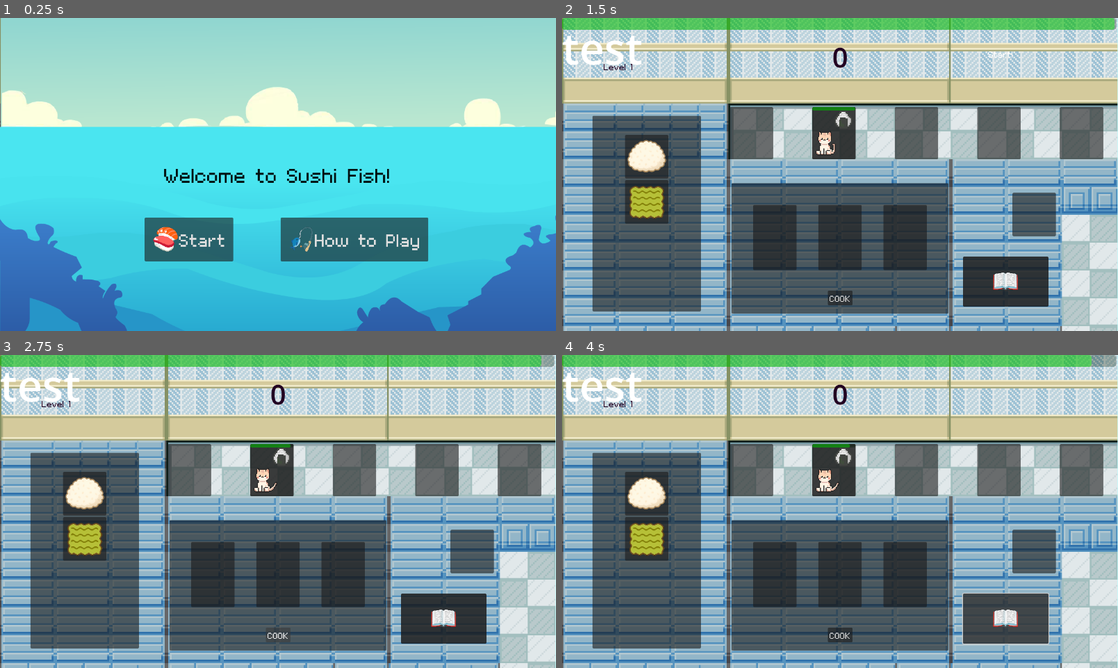
Above: before the commit, frames 1-4 (two rows, left to right).
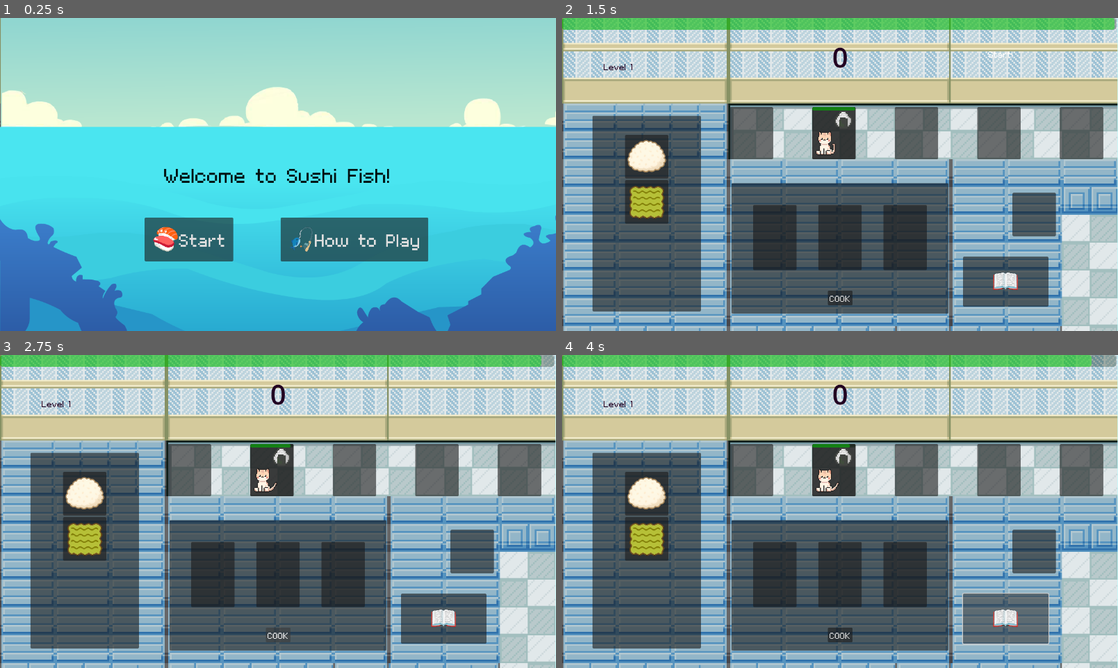
Above: after the commit, the same moments.

Repository: leobarber3/sushiCats
Game: Godot game, scene res://scenes/main.tscn
Same seed, same stepped clock (60 frames per second), same inputs: the game is played once before the commit and once after it.
Inputs (mouse positions are in pixels of both pictures, inside the frame that each line leads up to):
- Up to frame 1 (0.25 s): no input
- Up to frame 2 (1.5 s): click (1006, 280) at 0.5 s, where only the run before the commit has a clickable "📖"; click "🍣Start" at 1.25 s
- Up to frame 3 (2.75 s): click "COOK" at 2 s
- Up to frame 4 (4 s): click "📖" at 2.75 s; tap Enter (ui_accept) at 3.5 s; hold Right (move_right) from 3.53 s (still down); tap 1 (stop) at 3.6 s; tap Space (jump) at 3.77 s

The runs differ from the first frame. In frame 2, 2.8% of the frame differs, in the area x 0-88%, y 5-93%; in frame 3, 2.8%; in frame 4, 2.8%.

Commit message:
deleted test label, and button, renamed recipes, moved unlocked slot into scripts, testing on lab pc

Diff:
--- a/scenes/cooking_board.tscn
+++ b/scenes/cooking_board.tscn
@@ -6,8 +6,8 @@
 [ext_resource type="Script" uid="uid://d2dfpajh5rait" path="res://scripts/Recipe.gd" id="2_t5677"]
 [ext_resource type="Resource" uid="uid://c5wygsjnghfn4" path="res://Resources/Recipes/OnigiriRecipe.tres" id="3_f3iwk"]
 [ext_resource type="Resource" uid="uid://buh8hwxvilkbi" path="res://Resources/Recipes/Sushi1Recipe.tres" id="4_f3iwk"]
-[ext_resource type="Resource" uid="uid://dbmf3etlw6igu" path="res://Resources/Recipes/Sushi2.tres" id="5_s3h0k"]
-[ext_resource type="Resource" uid="uid://b3kxg0nuwo1s0" path="res://Resources/Recipes/Sushi3.tres" id="6_b2xcf"]
+[ext_resource type="Resource" uid="uid://dbmf3etlw6igu" path="res://Resources/Recipes/Sushi2Recipe.tres" id="5_s3h0k"]
+[ext_resource type="Resource" uid="uid://b3kxg0nuwo1s0" path="res://Resources/Recipes/Sushi3Recipe.tres" id="6_b2xcf"]
 [ext_resource type="FontFile" uid="uid://dcogmc7hjr77y" path="res://assets/fonts/mago1.ttf" id="8_cqage"]
 
 [node name="CookingBoard" type="Panel" unique_id=500804475 node_paths=PackedStringArray("product_slot")]
--- a/scenes/main.tscn
+++ b/scenes/main.tscn
@@ -997,14 +997,6 @@
 
 [node name="CustomerPanel" parent="UI" unique_id=1274626972 instance=ExtResource("5_tefeu")]
 
-[node name="Button" type="Button" parent="UI" unique_id=1820729700]
-offset_left = 923.0
-offset_top = 549.0
-offset_right = 1120.0
-offset_bottom = 664.0
-theme_override_font_sizes/font_size = 64
-text = "📖"
-
 [node name="Game" type="Node" parent="." unique_id=851654230]
 script = ExtResource("6_tefeu")
 cat_scene = ExtResource("7_o6xl0")
@@ -1016,11 +1008,4 @@
 
 [node name="HUD" parent="." unique_id=675159572 instance=ExtResource("11_ya4ey")]
 
-[node name="Label" type="Label" parent="." unique_id=1733943436]
-z_index = 100
-offset_right = 497.0
-offset_bottom = 192.0
-theme_override_font_sizes/font_size = 100
-text = "test"
-
 [connection signal="timeout" from="Game/GameTimer" to="Game" method="_on_game_timer_timeout"]
--- a/scenes/unlocked_slot.tscn
+++ b/scenes/unlocked_slot.tscn
@@ -1,6 +1,6 @@
 [gd_scene format=3 uid="uid://b6oblbqwo7e7y"]
 
-[ext_resource type="Script" uid="uid://c3pnjjtrax5tr" path="res://unlocked_slot.gd" id="1_6rwwn"]
+[ext_resource type="Script" uid="uid://c3pnjjtrax5tr" path="res://scripts/unlocked_slot.gd" id="1_6rwwn"]
 
 [node name="UnlockedSlot" type="Panel" unique_id=427878747]
 custom_minimum_size = Vector2(100, 100)
Renamed: Resources/Recipes/Sushi2.tres -> Resources/Recipes/Sushi2Recipe.tres
Renamed: Resources/Recipes/Sushi3.tres -> Resources/Recipes/Sushi3Recipe.tres
Renamed: unlocked_slot.gd -> scripts/unlocked_slot.gd
Renamed: unlocked_slot.gd.uid -> scripts/unlocked_slot.gd.uid
